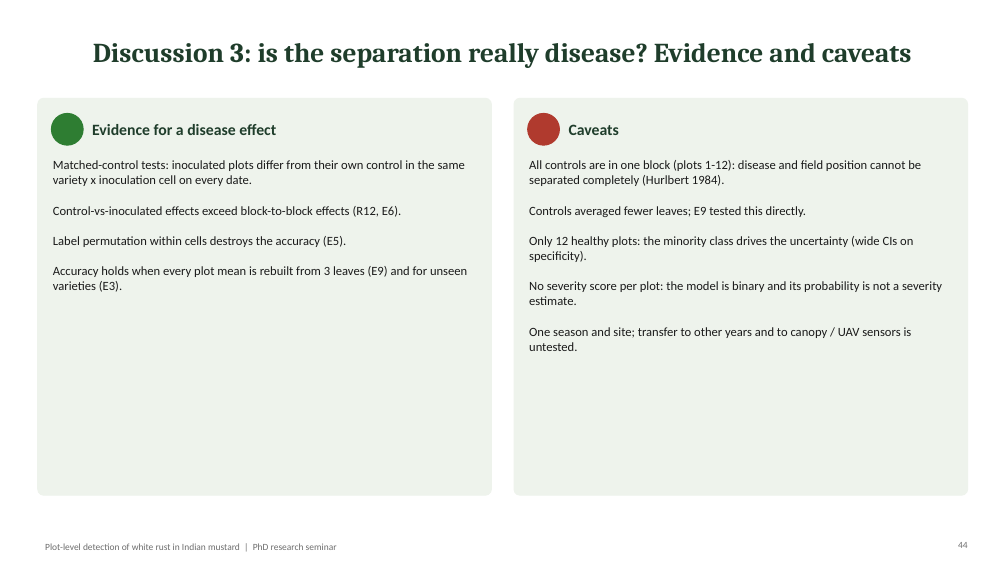
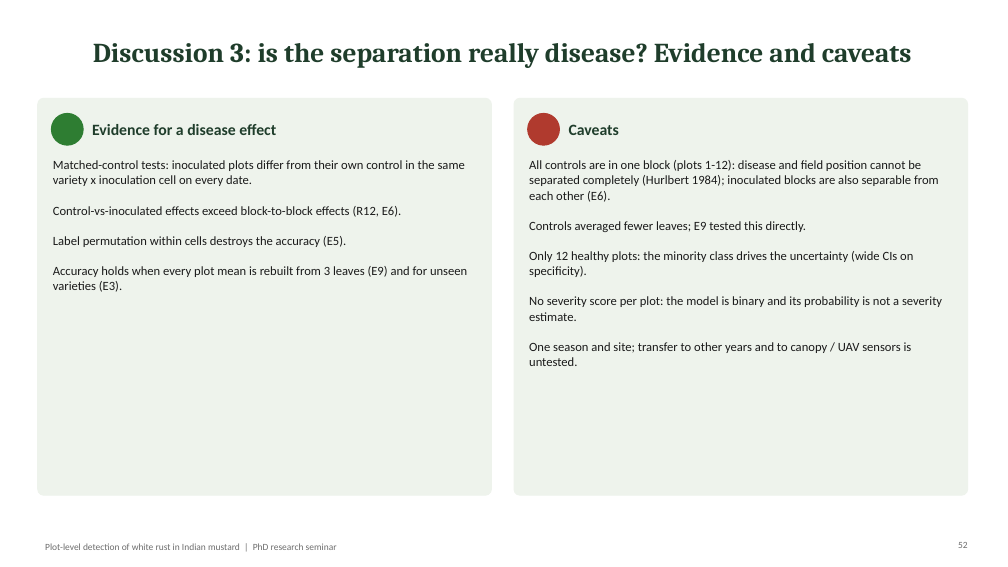
Before and after one commit to animesh809359-afk/sonu, a slide deck: slide 52 of white_rust_plot_analysis/outputs/WhiteRust_Mustard_PlotLevel_PhD_Seminar.pptx (slide 44 before the commit). Drawn at 1008x567 pixels with LibreOffice and Linux fonts; fonts in the diff are those of the drawing. Boxes give left, top, right and bottom in pixels: in the first picture for what was removed or moved away, otherwise in the second. Text is boxed around its words. In the diff, an @@ line names an element or a change of style, - is before the commit and + after.

```diff
--- a/white_rust_plot_analysis/outputs/WhiteRust_Mustard_PlotLevel_PhD_Seminar.pptx
+++ b/white_rust_plot_analysis/outputs/WhiteRust_Mustard_PlotLevel_PhD_Seminar.pptx
@@ text at (529,160,939,202): text changed @@
-All controls are in one block (plots 1-12): disease and field position cannot be separated completely (Hurlbert 1984).
+All controls are in one block (plots 1-12): disease and field position cannot be separated completely (Hurlbert 1984); inoculated blocks are also separable from each other (E6).
@@ page number at (958,542,968,548): text changed @@
-44
+52
```
Also in this commit, not shown: 12 other slides changed, 8 slides added, 5 other files.
